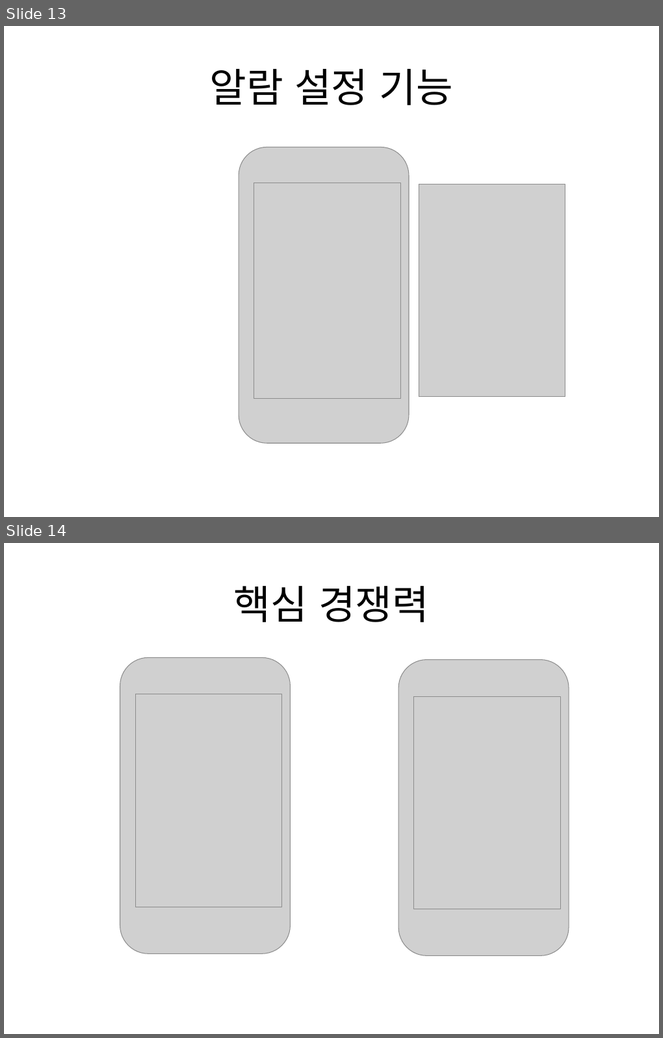
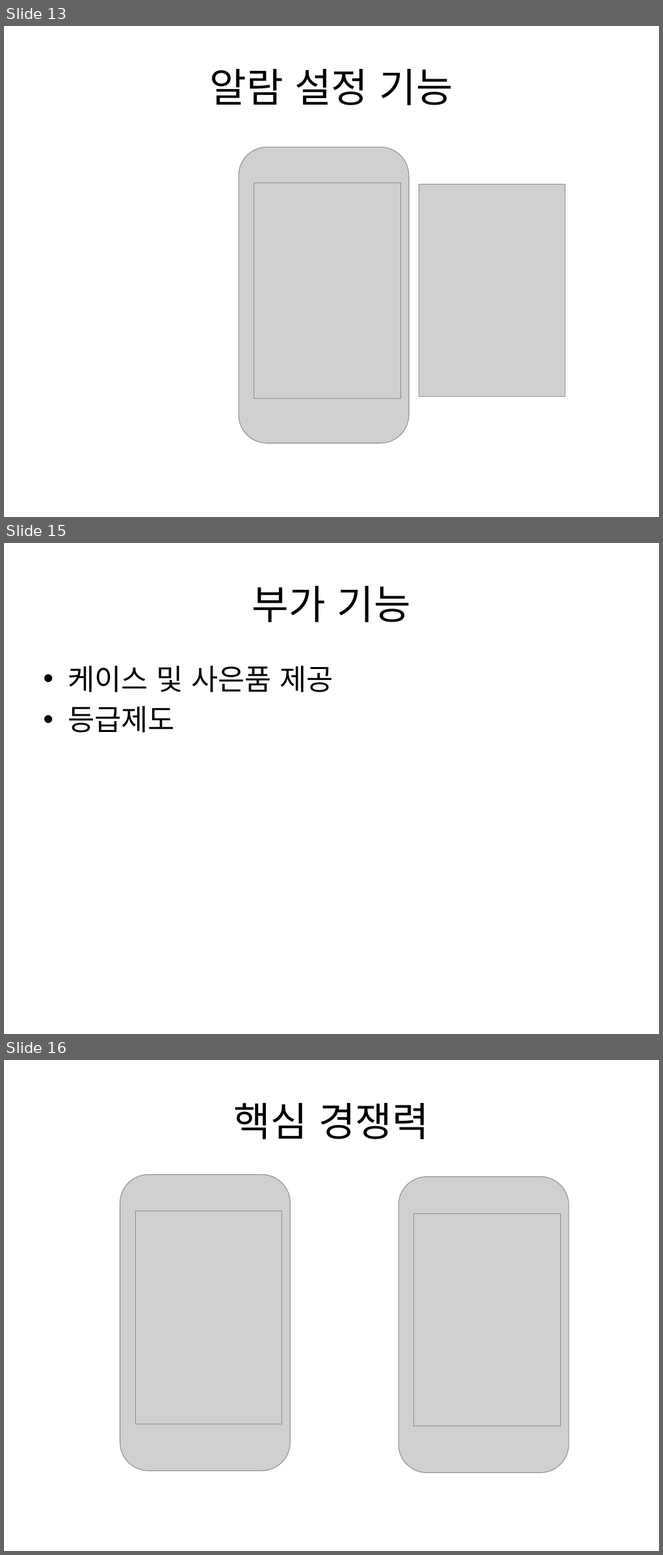
Before and after one commit to pasongsj/ideatone, a slide deck: ideatoneppt.pptx. Shown one above the other, each under a label of ours: slides 13 and 14 before the commit, slides 13, 15 and 16 after it; the slides between them are not shown. The pictures are 663x1038 and 663x1555 pixels, drawn with LibreOffice and Linux fonts; fonts in the diff are those of the drawing; grey boxes stand for pictures. Boxes give left, top, right and bottom in pixels: in the first picture for what was removed or moved away, otherwise in the second. Text is boxed around its words. In the diff, an @@ line names an element or a change of style, - is before the commit and + after.

Commit message:
부가기능 추가

```diff
--- a/ideatoneppt.pptx
+++ b/ideatoneppt.pptx
@@ slide 15 added at [4,543,659,1034], background #FFFFFF @@
@@ title added at [252,586,411,622], 44 pt, text #000000 @@
+부가 기능
@@ text added at [68,666,333,733], 32 pt, text #000000 @@
+• 케이스 및 사은품 제공
+• 등급제도
@@ what was slide 14 is now slide 16 @@
```
Also in this commit, not shown: 1 slide changed, 1 other slide added, 1 other file.
